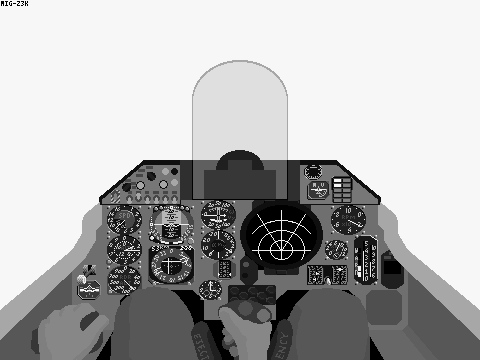
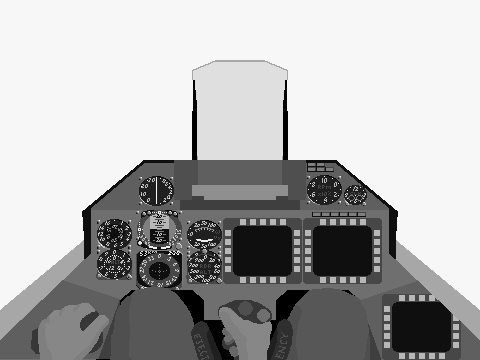
Layered file, before and after one edit (480x360). Changes by layer:
showed "Su30_Hood", painted on it over box(1, 60, 479, 340)
showed "Su30_Bkgr", painted on it over box(96, 162, 461, 360)
showed "Su30_Frame", painted on it over box(0, 160, 480, 360)
hid "MiG23_Hood" over box(1, 60, 479, 340)
hid "MiG23_Frgr" over box(77, 179, 371, 291)
hid "MiG23_Bkgr" over box(77, 164, 404, 325)
hid "MiG23_Frame" over box(0, 1, 480, 360)
